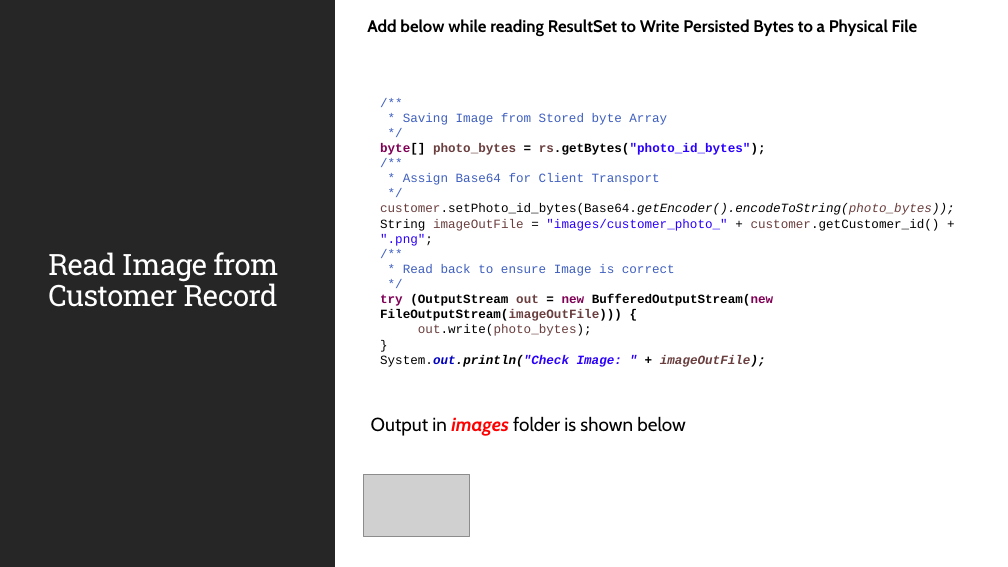
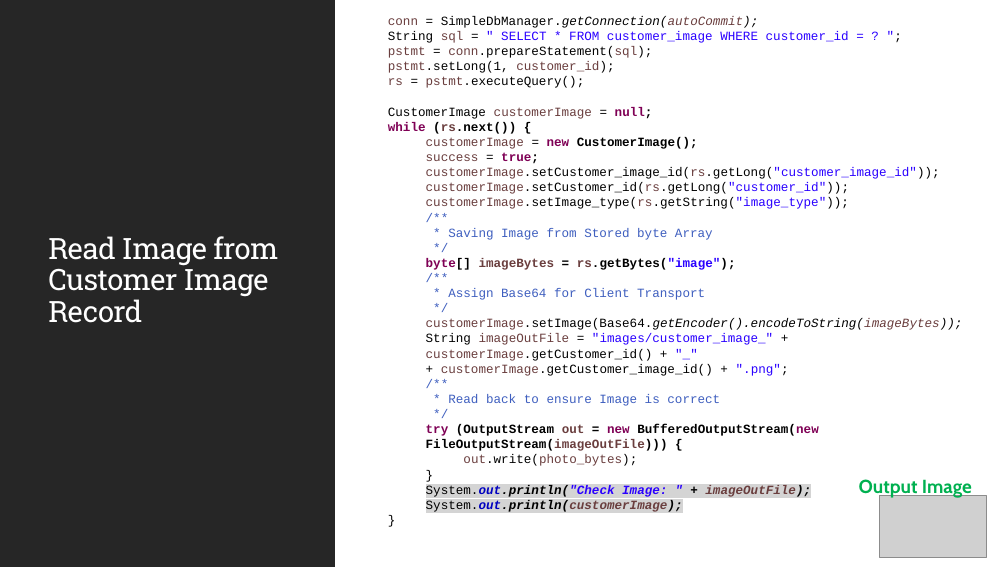
Before and after one commit to JSS-DEVCORE/JdbcExample, a slide deck: slide 18 of docs/JDBC-Insights.pptx (slide 17 before the commit). Drawn at 1008x567 pixels with LibreOffice and Linux fonts; fonts in the diff are those of the drawing; grey boxes stand for pictures. Boxes give left, top, right and bottom in pixels: in the first picture for what was removed or moved away, otherwise in the second. Text is boxed around its words. In the diff, an @@ line names an element or a change of style, - is before the commit and + after.

Commit message:
Customer Images in Separate Table

```diff
--- a/docs/JDBC-Insights.pptx
+++ b/docs/JDBC-Insights.pptx
@@ text "conn = SimpleDbManager.getConnection(autoCommit);": place and size @@
-text "conn = SimpleDbManager.getConnection(autoCommit);" at bbox=[380, 113, 955, 367]
+text "conn = SimpleDbManager.getConnection(autoCommit);" at bbox=[388, 16, 963, 512]
@@ text removed at bbox=[367, 19, 918, 36] @@
-Add below while reading ResultSet to Write Persisted Bytes to a Physical File
@@ text at bbox=[388, 16, 940, 209]: paragraphs added @@
+  conn = SimpleDbManager.getConnection(autoCommit);
+  String sql = " SELECT * FROM customer_image WHERE customer_id = ? ";
+  pstmt = conn.prepareStatement(sql);
+  pstmt.setLong(1, customer_id);
+  rs = pstmt.executeQuery();
+  CustomerImage customerImage = null;
+  while (rs.next()) {
+    customerImage = new CustomerImage();
+    success = true;
+    customerImage.setCustomer_image_id(rs.getLong("customer_image_id"));
+    customerImage.setCustomer_id(rs.getLong("customer_id"));
+    customerImage.setImage_type(rs.getString("image_type"));
@@ title at bbox=[48, 236, 278, 323]: text changed @@
-Read Image from Customer Record
+Read Image from Customer Image Record
@@ text at bbox=[426, 228, 818, 497]: highlight none to #D4D4D4 in "System.out.println("Check Image: " + imageOutFile);"; list level 2 to 3 in "/**"; list level 2 to 3 in "* Saving Image from Stored ..."; list level 2 to 3 in "*/"; list level 2 to 3 in "* Assign Base64 for Client ..."; list level 2 to 3 in "* Read back to ensure ..."; list level 2 to 3 in "try (OutputStream out = new ..."; list level 3 to 4 in "out.write(photo_bytes);"; list level 2 to 3 in "}"; list level 2 to 3 in "System.out.println("Check Image: " + imageOutFile);" @@
@@ text at bbox=[426, 258, 736, 270]: text changed; text colour #2A00FF to #000000 @@
-  byte[] photo_bytes = rs.getBytes("photo_id_bytes");
+    byte[] imageBytes = rs.getBytes("image");
@@ text at bbox=[426, 318, 963, 376]: text changed @@
-  customer.setPhoto_id_bytes(Base64.getEncoder().encodeToString(photo_bytes));
-  String imageOutFile = "images/customer_photo_" + customer.getCustomer_id() + ".png";
+    customerImage.setImage(Base64.getEncoder().encodeToString(imageBytes));
+    String imageOutFile = "images/customer_image_" + customerImage.getCustomer_id() + "_"
+    + customerImage.getCustomer_image_id() + ".png";
@@ text removed at bbox=[371, 416, 686, 436] @@
-Output in images folder is shown below
@@ text added at bbox=[859, 479, 972, 498], 18 pt, text #00B050, bold @@
+Output Image
@@ text at bbox=[426, 500, 683, 512]: paragraphs added @@
+    System.out.println(customerImage);
+  }
@@ picture: place and size @@
-picture at bbox=[364, 474, 470, 536]
+picture at bbox=[880, 496, 987, 558]
```
Also in this commit, not shown: 2 other slides changed, 1 slide added, 7 other files.
